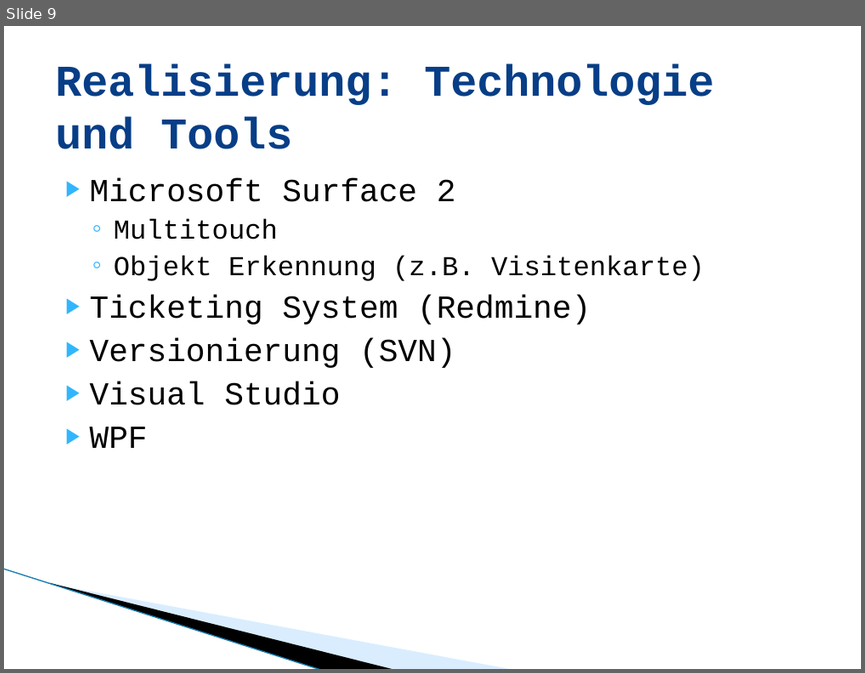
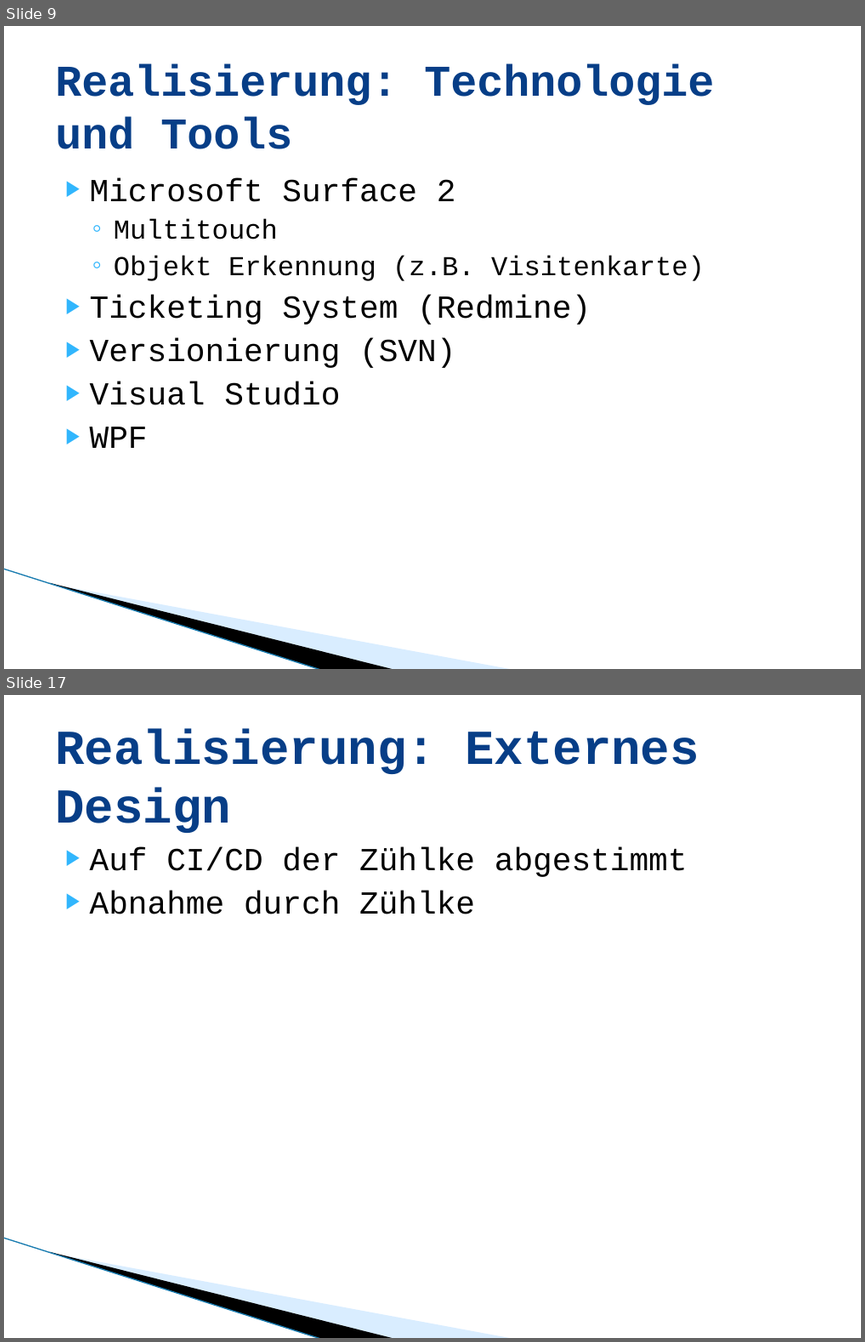
Before and after one commit to lukaselmer/student-thesis-flip, a slide deck: doc/media/flip_zuehlke_praesentation.pptx. Shown one above the other, each under a label of ours: slide 9 before the commit, slides 9 and 17 after it; the slides between them are not shown. The pictures are 865x673 and 865x1342 pixels, drawn with LibreOffice and Linux fonts; fonts in the diff are those of the drawing; background and template pictures are left out. Boxes give left, top, right and bottom in pixels: in the first picture for what was removed or moved away, otherwise in the second. Text is boxed around its words. In the diff, an @@ line names an element or a change of style, - is before the commit and + after.

Commit message:
Präsentation Zühlke

```diff
--- a/doc/media/flip_zuehlke_praesentation.pptx
+++ b/doc/media/flip_zuehlke_praesentation.pptx
@@ slide 17 added at bbox=[4, 695, 861, 1338], background #FFFFFF; not listed: 3 template elements that a slide beside it also shows @@
@@ title added at bbox=[55, 729, 698, 833], 41 pt, text #073E87, bold @@
+Realisierung: Externes Design
@@ text added at bbox=[90, 847, 687, 914], 27 pt, text #000000 @@
+▶ Auf CI/CD der Zühlke abgestimmt
+▶ Abnahme durch Zühlke
```
Also in this commit, not shown: 5 slides changed, 10 other slides added, 2 slides removed.
